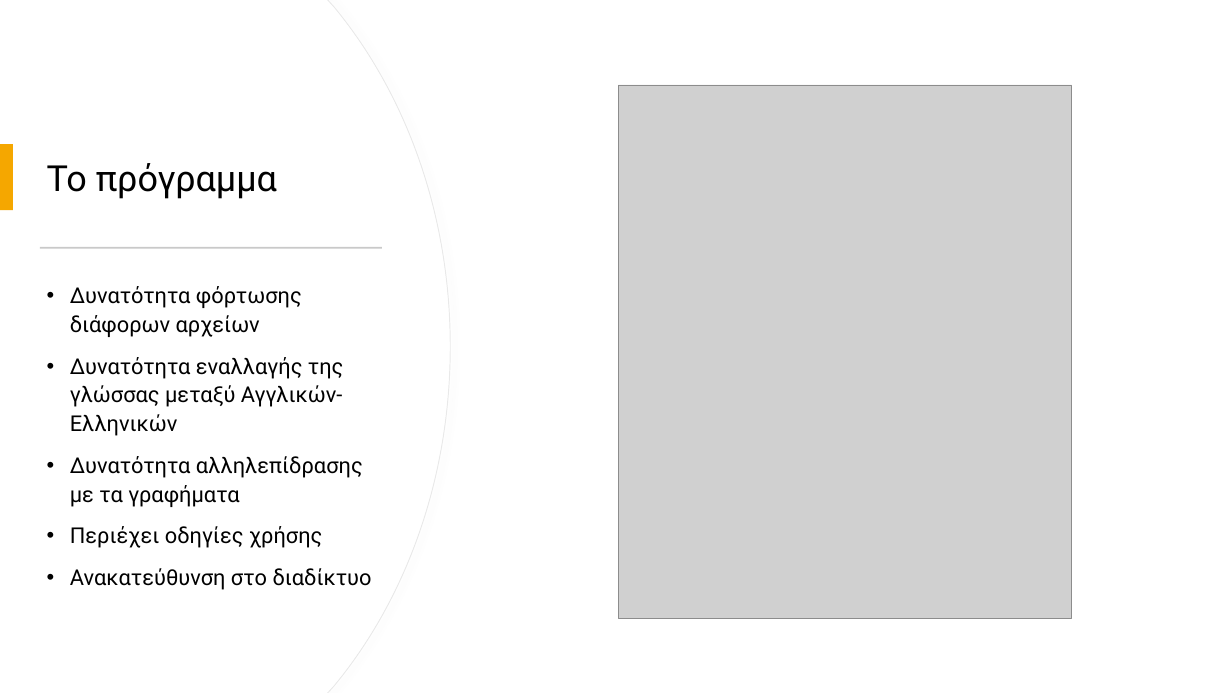
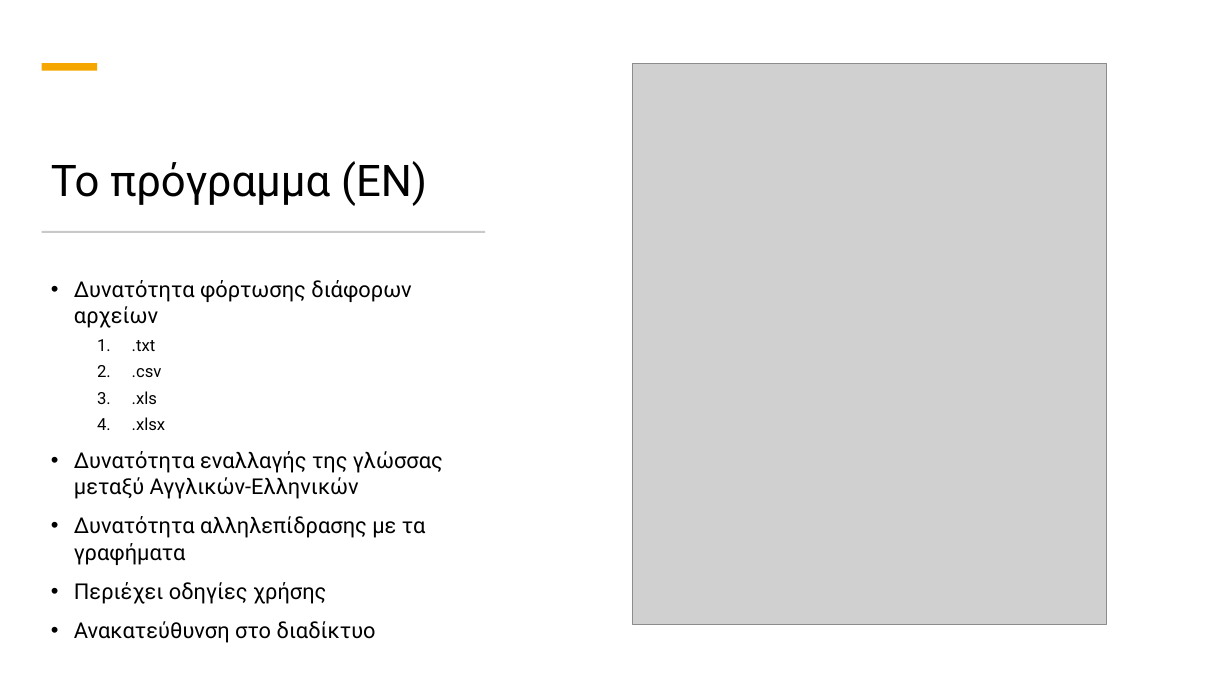
Before and after one commit to johnprif/Thesis, a slide deck: slide 31 of thesisPriftiPP.pptx (slide 30 before the commit). Drawn at 1232x693 pixels with LibreOffice and Linux fonts; fonts in the diff are those of the drawing; grey boxes stand for pictures. Boxes give left, top, right and bottom in pixels: in the first picture for what was removed or moved away, otherwise in the second. Text is boxed around its words. In the diff, an @@ line names an element or a change of style, - is before the commit and + after.

```diff
--- a/thesisPriftiPP.pptx
+++ b/thesisPriftiPP.pptx
@@ freeform shape removed at [0, 0, 450, 693] @@
@@ freeform shape removed at [0, 0, 449, 693] @@
@@ rectangle added at [42, 63, 97, 70], fill #F5A700 @@
@@ picture: place and size @@
-picture at [618, 85, 1071, 618]
+picture at [633, 63, 1107, 624]
@@ title "Το πρόγραμμα (EN)" at [51, 161, 427, 206]: vertical alignment middle to bottom @@
@@ rectangle removed at [0, 144, 13, 211] @@
@@ title at [51, 161, 427, 206]: text changed; size 28 to 34 pt @@
-Το πρόγραμμα
+Το πρόγραμμα (EN)
@@ rectangle: place and size @@
-rectangle at [40, 247, 382, 249]
+rectangle at [42, 231, 485, 233]
@@ text at [74, 280, 443, 639]: line spacing 1.1 to 1 @@
@@ text at [132, 340, 166, 430]: paragraphs added @@
+  1. .txt
+  2. .csv
+  3. .xls
+  4. .xlsx
```
Also in this commit, not shown: 4 other slides changed, 8 slides added, 6 slides removed.
